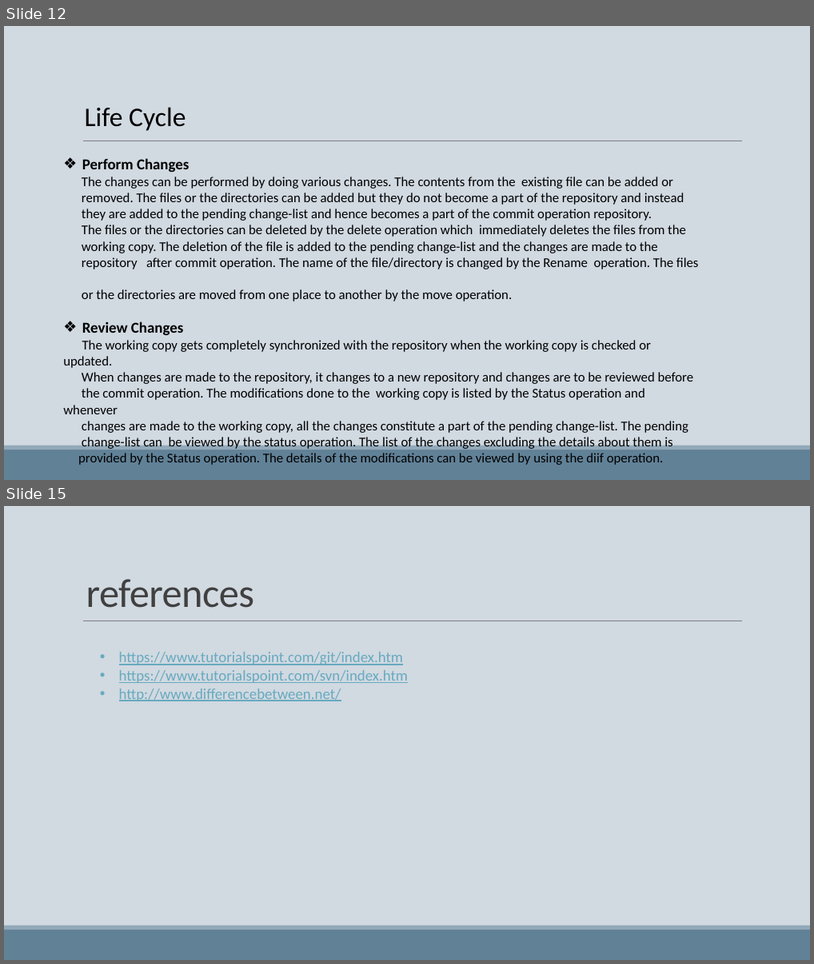
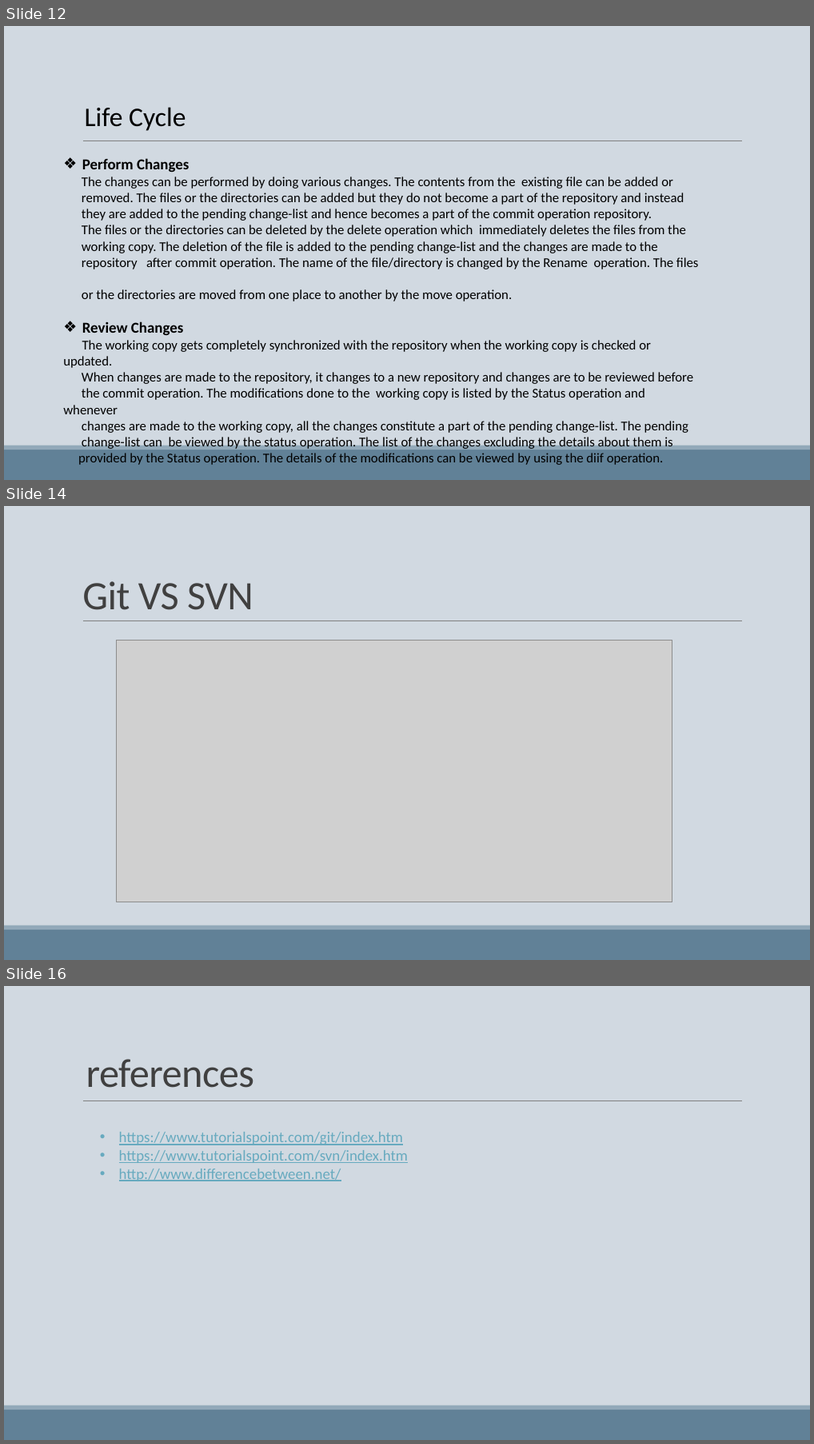
Before and after one commit to manarabdi1/Test-plan, a slide deck: Git VS SVN.pptm. Shown one above the other, each under a label of ours: slides 12 and 15 before the commit, slides 12, 14 and 16 after it; the slides between them are not shown. The pictures are 814x964 and 814x1444 pixels, drawn with LibreOffice and Linux fonts; fonts in the diff are those of the drawing; grey boxes stand for pictures. Boxes give left, top, right and bottom in pixels: in the first picture for what was removed or moved away, otherwise in the second. Text is boxed around its words. In the diff, an @@ line names an element or a change of style, - is before the commit and + after.

```diff
--- a/Git VS SVN.pptm
+++ b/Git VS SVN.pptm
@@ slide 14 added at (x1=4, y1=506, x2=810, y2=960), background #D1D9E1; not listed: 3 template elements that a slide beside it also shows @@
@@ title added at (x1=82, y1=581, x2=254, y2=610), 48 pt, text #404040 @@
+Git VS SVN
@@ picture added at (x1=117, y1=640, x2=673, y2=902) @@
@@ what was slide 15 is now slide 16 @@
```
Also in this commit, not shown: 6 slides changed, 1 other slide added, 1 slide removed, 1 other file.
